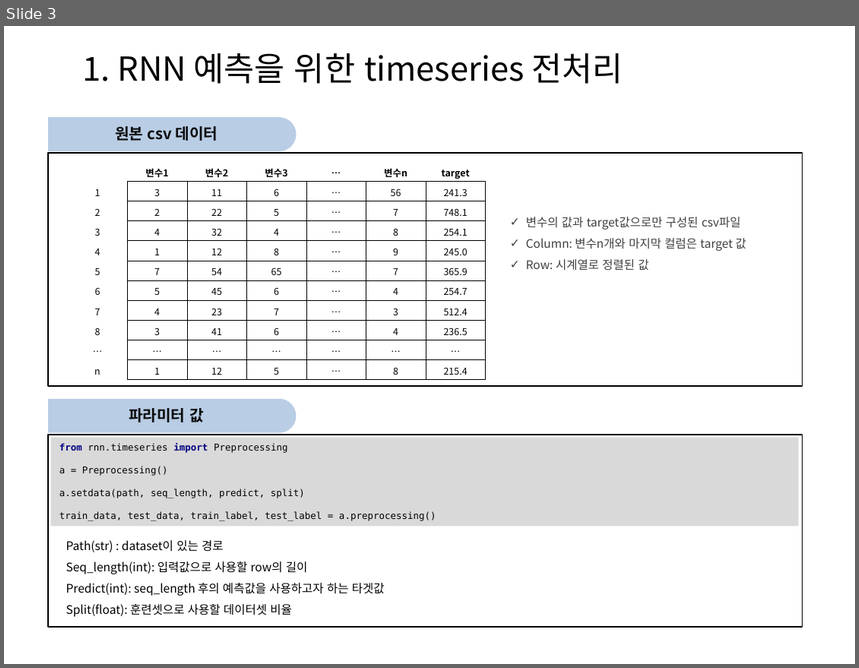
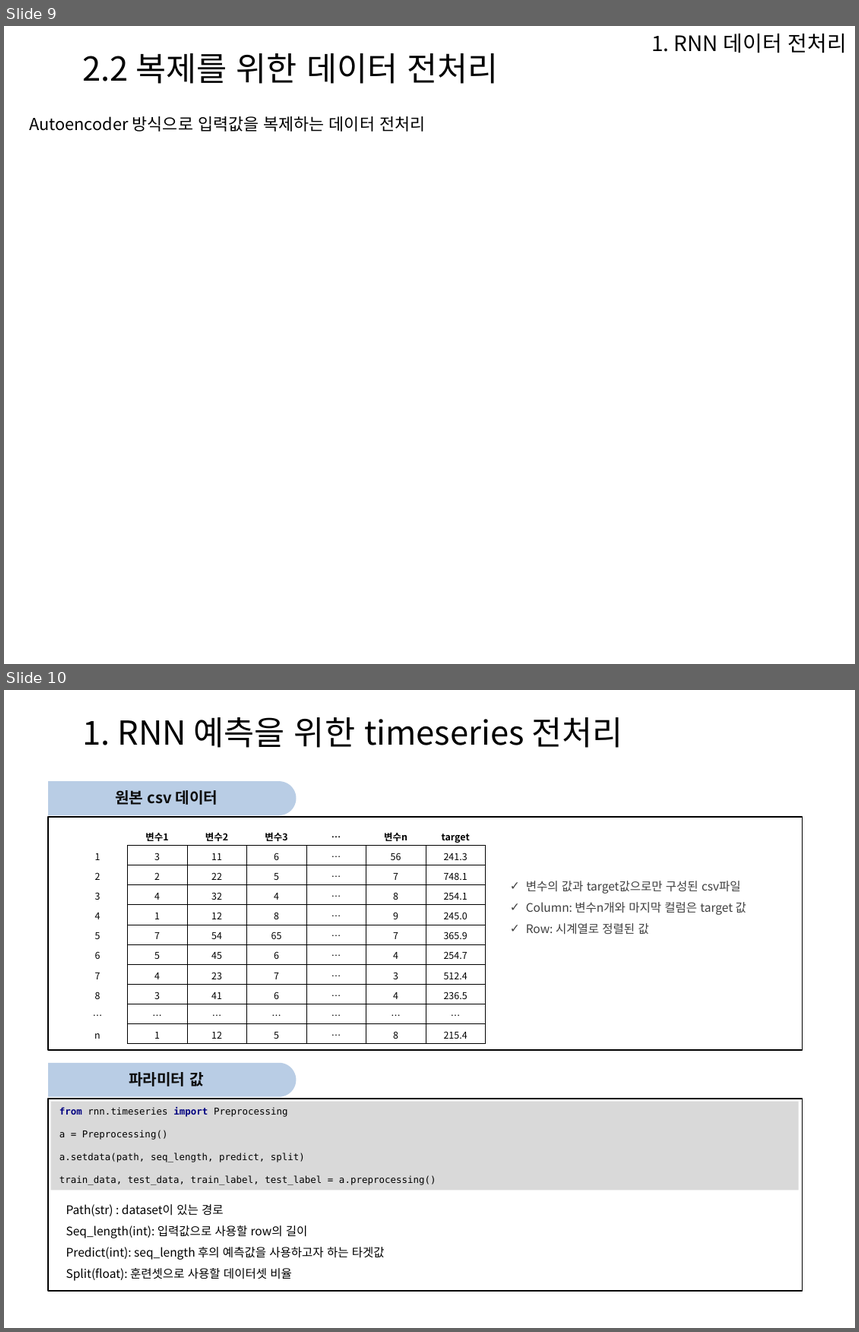
Before and after one commit to Heechul90/Preprocessing, a slide deck: rnn/파이썬 전처리 코드 모듈화 설명.pptx. Shown one above the other, each under a label of ours: slide 3 before the commit, slides 9 and 10 after it. The pictures are 859x668 and 859x1332 pixels, drawn with LibreOffice and Linux fonts; fonts in the diff are those of the drawing; background and template pictures are left out. Boxes give left, top, right and bottom in pixels: in the first picture for what was removed or moved away, otherwise in the second. Text is boxed around its words. In the diff, an @@ line names an element or a change of style, - is before the commit and + after.

```diff
--- a/rnn/파이썬 전처리 코드 모듈화 설명.pptx
+++ b/rnn/파이썬 전처리 코드 모듈화 설명.pptx
@@ slide 9 added at (4, 26, 855, 664), background picture (left out) @@
@@ text added at (652, 34, 847, 53), 18 pt, text #000000 @@
+1. RNN 데이터 전처리
@@ text added at (83, 53, 498, 84), 28 pt, text #000000 @@
+2.2 복제를 위한 데이터 전처리
@@ text added at (29, 116, 425, 132), 14 pt, text #000000 @@
+Autoencoder 방식으로 입력값을 복제하는 데이터 전처리
@@ what was slide 3 is now slide 10 @@
```
Also in this commit, not shown: 2 slides changed, 6 other slides added, 10 other files.
